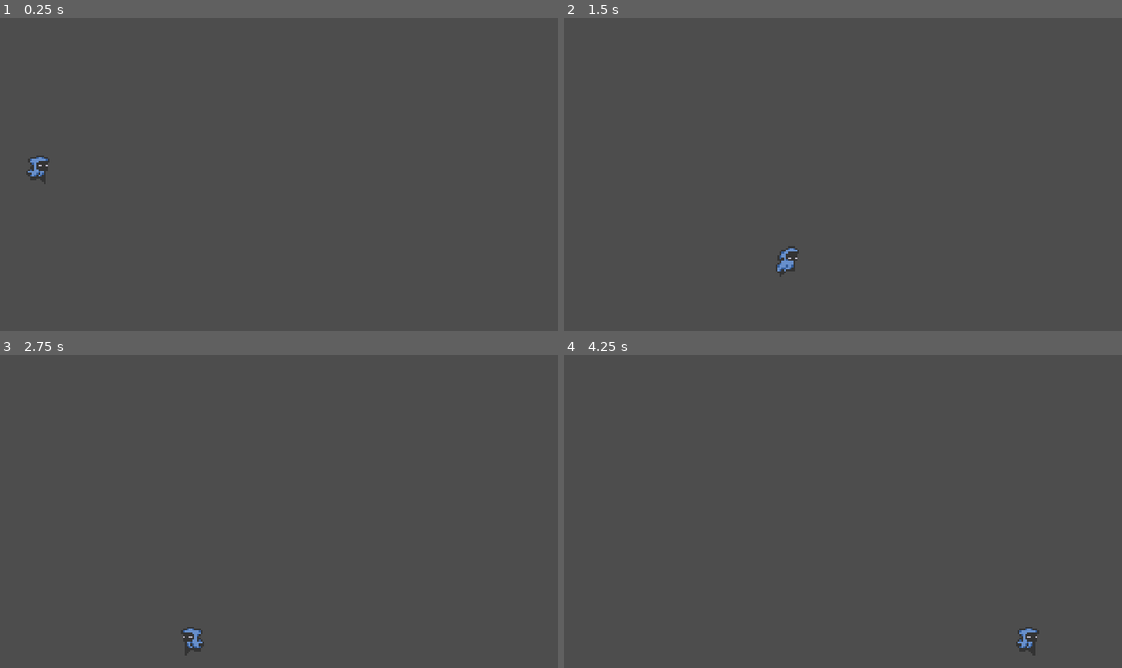
Above: before the commit, frames 1-4 (two rows, left to right).
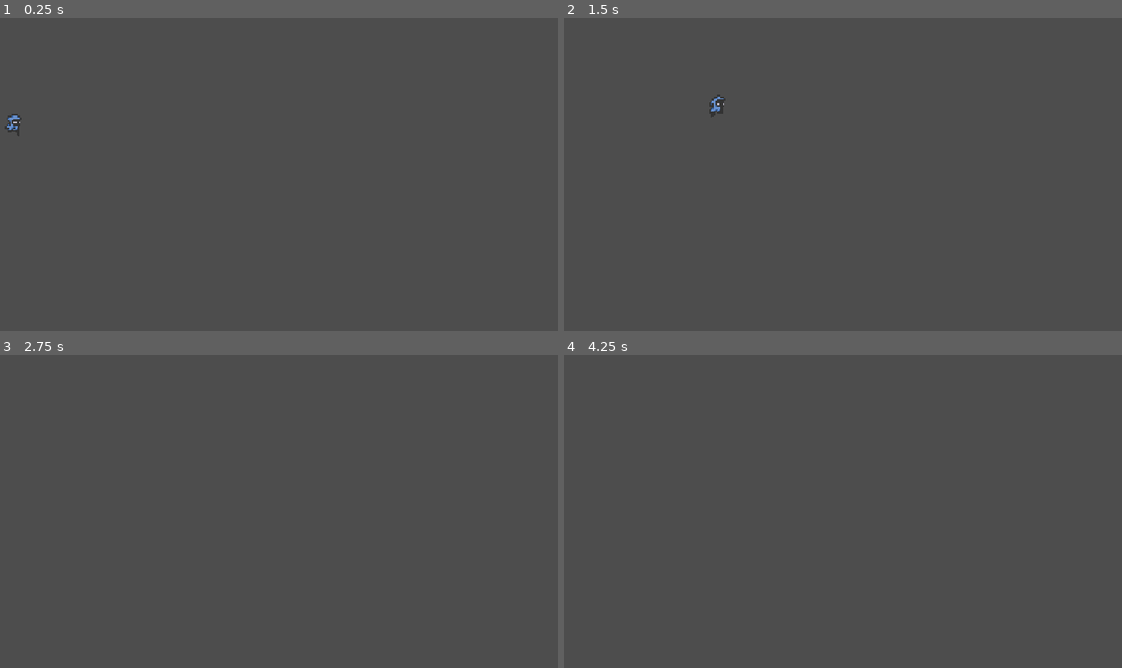
Above: after the commit, the same moments.

Repository: PixelByte24/Fragments-of-Self
Game: Godot game, scene res://Main-Game/scenes/world.tscn
The game is run twice, just before and just after one commit, with the same random seed, the same clock (stepped at 60 frames per second) and the same inputs.
Inputs:
- Up to frame 1 (0.25 s): no input
- Up to frame 2 (1.5 s): hold D (right) from 0.53 s (still down); tap Space (jump) at 0.6, 0.77, 1.07, 1.35 s
- Up to frame 3 (2.75 s): tap Space (jump) at 1.52, 1.82, 2.1 s; release D (right) at 2.03 s; hold A (left) from 2.03 s (still down)
- Up to frame 4 (4.25 s): release A (left) at 2.78 s; hold D (right) from 2.78 s (still down); tap Space (jump) at 2.85, 3.02, 3.32, 3.6, 3.77, 4.07 s

The runs differ from the first frame. In frame 1, 0.4% of the frame differs, in the area x 0-9%, y 30-54%; in frame 2, 0.4%, in the area x 26-43%, y 24-83%; in frame 3, 0.3%; in frame 4, 0.3%.

Commit message:
Fixed the player script and world

Diff:
--- a/Main-Game/scenes/world.tscn
+++ b/Main-Game/scenes/world.tscn
@@ -3,7 +3,7 @@
 [ext_resource type="PackedScene" uid="uid://c3cjs0rf22fi" path="res://Main-Game/scenes/player.tscn" id="1_6n0my"]
 
 [sub_resource type="WorldBoundaryShape2D" id="WorldBoundaryShape2D_o5le1"]
-distance = -507.0
+distance = -691.0
 
 [node name="World" type="Node2D"]
 
--- a/Main-Game/scripts/player.gd
+++ b/Main-Game/scripts/player.gd
@@ -3,6 +3,7 @@
 var jump_vel = 600
 var speed = 300
 var gravity = 980
+var jump_pressed = false
 
 @onready var sprite = $AnimatedSprite2D
 
@@ -11,6 +12,9 @@
 		velocity.y += gravity * 2 * delta
 
 	if is_on_floor() and Input.is_action_just_pressed("jump"):
+		jump_pressed = true
+
+	if jump_pressed:
 		velocity.y = -jump_vel
 
 	var direction = Input.get_axis("left", "right")
--- a/project.godot
+++ b/project.godot
@@ -17,8 +17,8 @@
 
 [display]
 
-window/size/viewport_width=960
-window/size/viewport_height=540
+window/size/viewport_width=1280
+window/size/viewport_height=720
 window/stretch/mode="canvas_items"
 
 [input]
